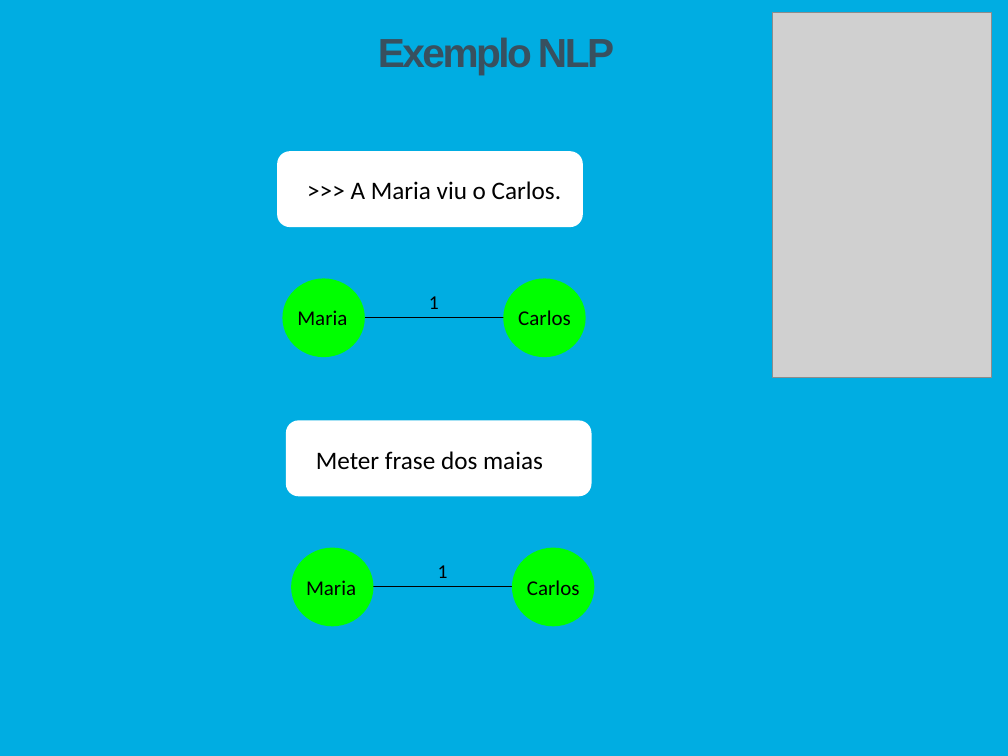
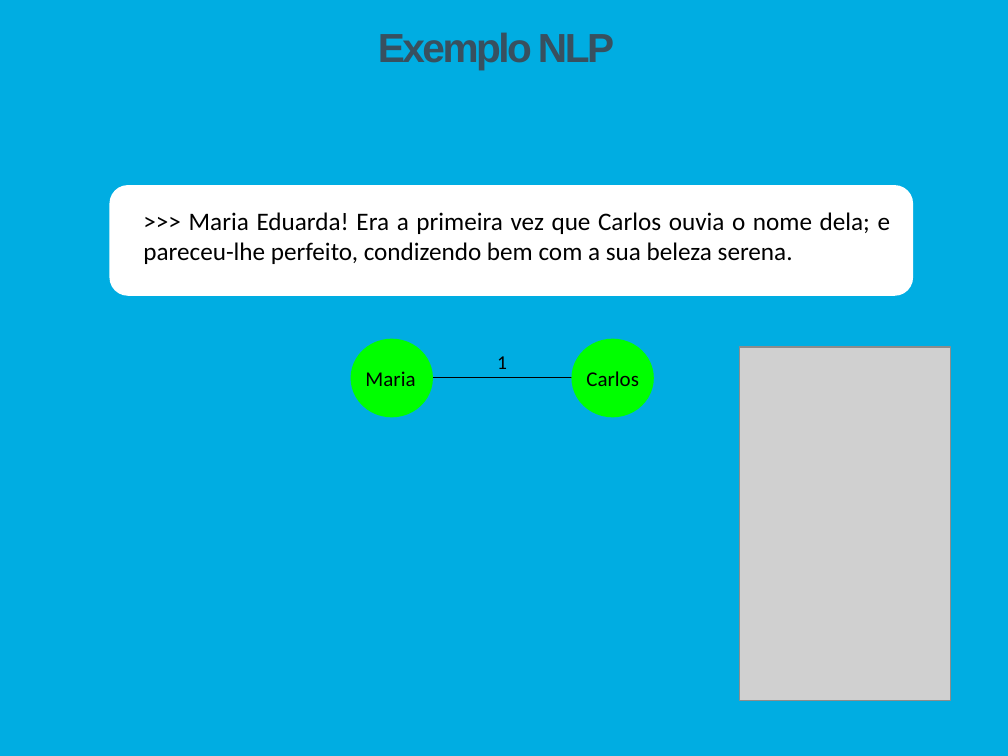
Before and after one commit to Tibblue/PLC, a slide deck: slide 14 of SPLN/tp2/apresSPLN.pptx (slide 13 before the commit). Drawn at 1008x756 pixels with LibreOffice and Linux fonts; fonts in the diff are those of the drawing; grey boxes stand for pictures. Boxes give left, top, right and bottom in pixels: in the first picture for what was removed or moved away, otherwise in the second. Text is boxed around its words. In the diff, an @@ line names an element or a change of style, - is before the commit and + after.

```diff
--- a/SPLN/tp2/apresSPLN.pptx
+++ b/SPLN/tp2/apresSPLN.pptx
@@ title "Exemplo NLP": place and size @@
-title "Exemplo NLP" at (378, 37, 614, 75)
+title "Exemplo NLP" at (378, 32, 614, 70)
@@ rounded rectangle: place and size @@
-rounded rectangle at (277, 151, 583, 227)
+rounded rectangle at (110, 185, 913, 296)
@@ text at (143, 212, 891, 264): text changed @@
->>> A Maria viu o Carlos.
+>>> Maria Eduarda! Era a primeira vez que Carlos ouvia o nome dela; e pareceu-lhe perfeito, condizendo bem com a sua beleza serena.
@@ picture: place and size @@
-picture at (773, 12, 992, 378)
+picture at (739, 347, 950, 700)
@@ 3 texts, 2 ellipses, 1 line: place and size @@
-3 texts, 2 ellipses, 1 line at (284, 280, 585, 356)
+3 texts, 2 ellipses, 1 line at (352, 340, 652, 415)
@@ rounded rectangle removed at (286, 420, 592, 496) @@
@@ text removed at (316, 451, 543, 470) @@
-Meter frase dos maias
@@ group removed at (292, 549, 593, 625): 3 texts, 2 ellipses, 1 line @@
-Maria
-Carlos
-1
```
Also in this commit, not shown: 5 other slides changed, 1 slide added.
